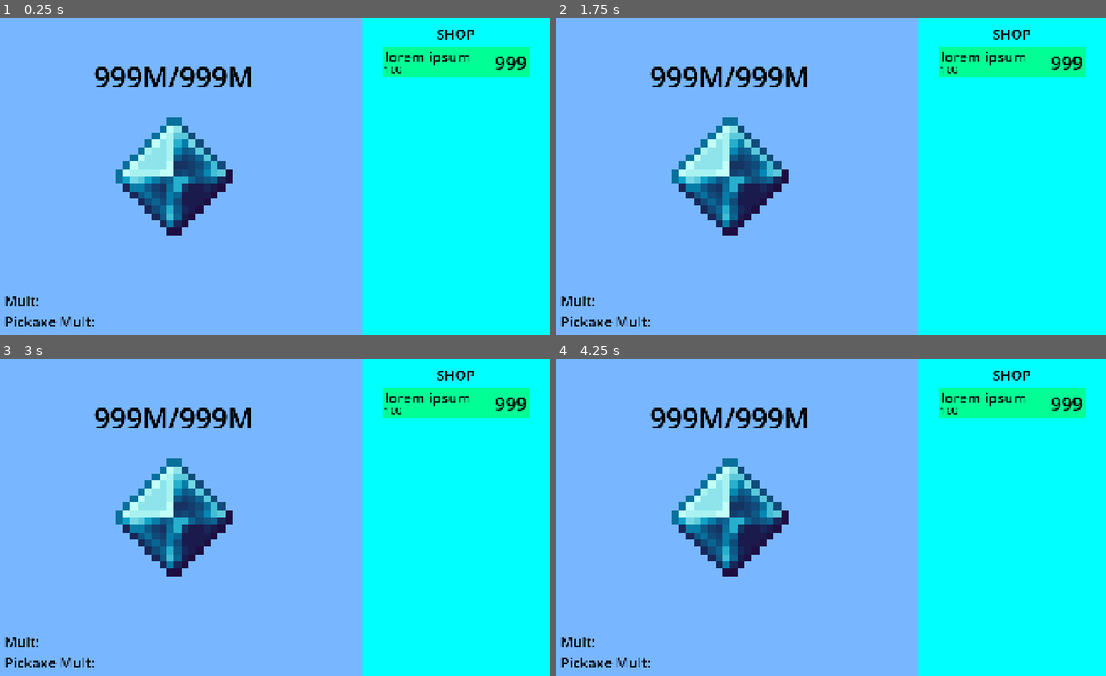
Above: before the commit, frames 1-4 (two rows, left to right).
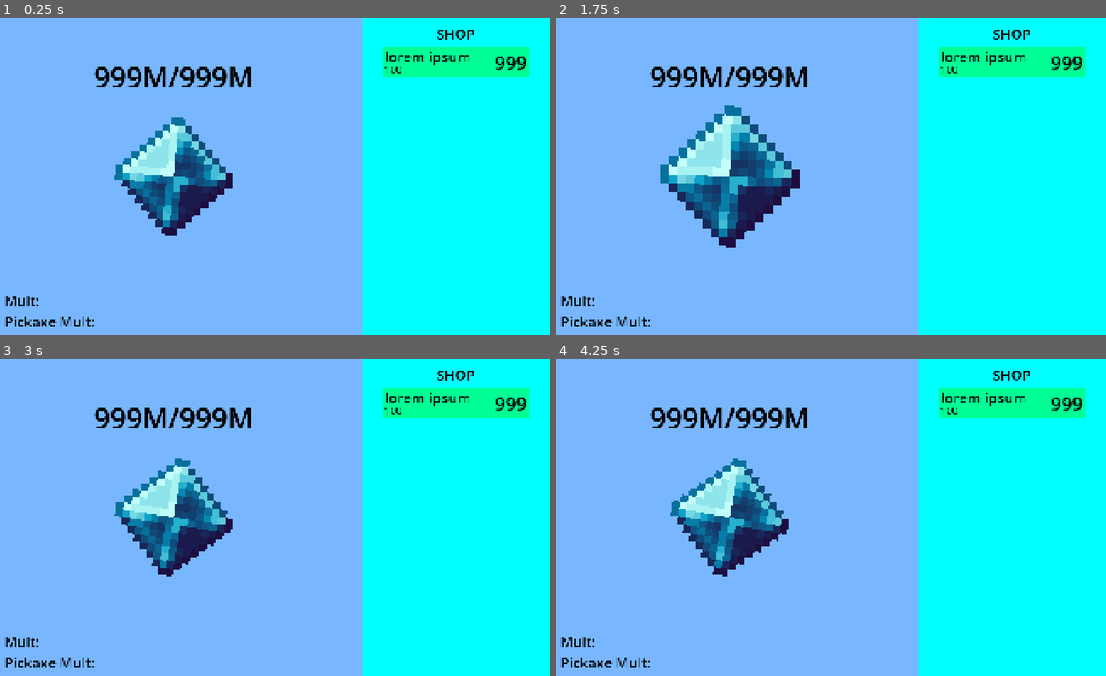
Above: after the commit, the same moments.

Repository: kyteidev/diamond-clicker-ultimate
Game: Godot game, scene res://scenes/game.tscn
The game is run twice, just before and just after one commit, with the same random seed, the same clock (stepped at 60 frames per second) and the same inputs.
Inputs (mouse positions are in pixels of both pictures, inside the frame that each line leads up to):
- Up to frame 1 (0.25 s): no input
- Up to frame 2 (1.75 s): move the mouse to (946, 160) at 0.52 s; click (946, 160) at 0.67 s; move the mouse to (710, 192) at 1.27 s; click (710, 192) at 1.42 s
- Up to frame 3 (3 s): move the mouse to (324, 447) at 2.02 s; click (324, 447) at 2.17 s; move the mouse to (242, 580) at 2.77 s; click (242, 580) at 2.92 s
- Up to frame 4 (4.25 s): move the mouse to (990, 565) at 3.52 s; click (990, 565) at 3.67 s

The runs differ from the first frame. In frame 1, 1.6% of the frame differs, in the area x 20-43%, y 31-69%; in frame 2, 4.1%, in the area x 18-45%, y 27-73%; in frame 3, 2.4%; in frame 4, 2.6%.

Commit message:
add diamond clicking and effects

Diff:
--- a/scenes/game.tscn
+++ b/scenes/game.tscn
@@ -2,6 +2,7 @@
 
 [ext_resource type="PackedScene" uid="uid://c10oj80antevi" path="res://scenes/shop_item.tscn" id="1_uwrxv"]
 [ext_resource type="Texture2D" uid="uid://day72o4fs8s57" path="res://assets/sprites/gem_sapphire_large.png" id="1_yqjtg"]
+[ext_resource type="Script" uid="uid://bta4yg2km3kqi" path="res://scripts/diamond.gd" id="2_lnu2h"]
 
 [sub_resource type="LabelSettings" id="LabelSettings_yqjtg"]
 font_size = 96
@@ -47,7 +48,9 @@
 offset_bottom = 200.0
 grow_horizontal = 2
 grow_vertical = 2
+pivot_offset = Vector2(200, 200)
 texture = ExtResource("1_yqjtg")
+script = ExtResource("2_lnu2h")
 
 [node name="DiamondCount" type="Label" parent="GamePanel" unique_id=914359771]
 layout_mode = 1
@@ -129,3 +132,6 @@
 label_settings = SubResource("LabelSettings_nxcxh")
 horizontal_alignment = 1
 vertical_alignment = 1
+
+[connection signal="mouse_entered" from="GamePanel/Diamond" to="GamePanel/Diamond" method="_on_mouse_entered"]
+[connection signal="mouse_exited" from="GamePanel/Diamond" to="GamePanel/Diamond" method="_on_mouse_exited"]
--- /dev/null
+++ b/scripts/diamond.gd
@@ -0,0 +1,31 @@
+extends TextureRect
+
+const ROTATION_AMOUNT = 1.4
+
+const BASE_SCALE = 1.0
+const HOVER_SCALE = 1.2
+const CLICK_SCALE = 1.0
+
+var mouse_hovered := false
+var time = 0.0
+
+
+func _physics_process(delta: float) -> void:
+	time += delta
+	rotation_degrees = (cos(deg_to_rad(time * 250))) * 10
+
+	if mouse_hovered:
+		scale = scale + ((Vector2.ONE * HOVER_SCALE - scale) / 5)
+
+		if Input.is_mouse_button_pressed(MOUSE_BUTTON_LEFT):
+			scale = scale + ((Vector2.ONE * CLICK_SCALE - scale) / 2)
+	else:
+		scale = scale + ((Vector2.ONE * BASE_SCALE - scale) / 2)
+
+
+func _on_mouse_entered() -> void:
+	mouse_hovered = true
+
+
+func _on_mouse_exited() -> void:
+	mouse_hovered = false
Not shown, added: scripts/diamond.gd.uid
